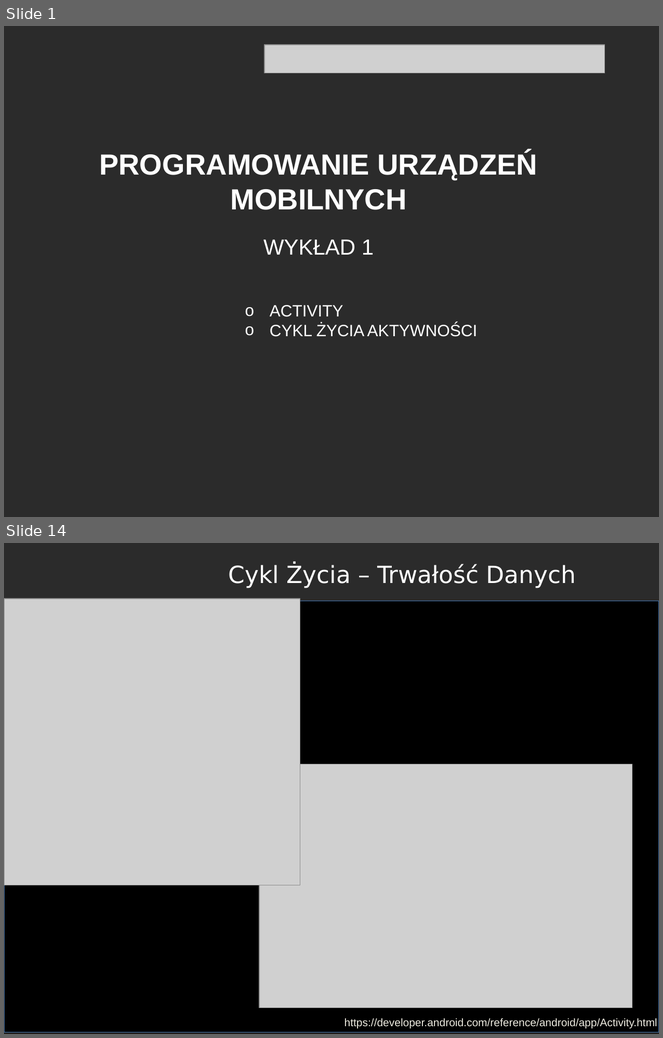
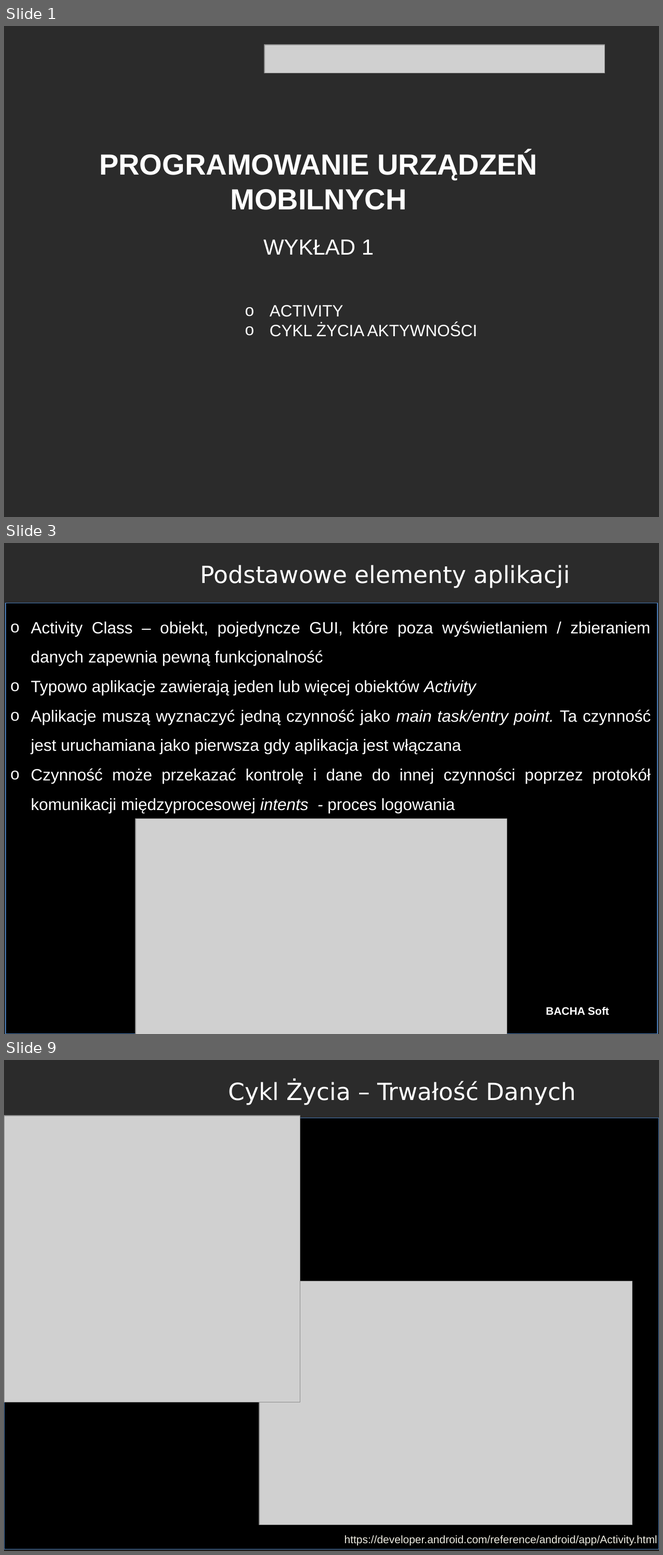
Before and after one commit to RafLew84/PUM, a slide deck: 2022-2023/Wyk/Wyklad1.pptx. Shown one above the other, each under a label of ours: slides 1 and 14 before the commit, slides 1, 3 and 9 after it; the slides between them are not shown. The pictures are 663x1038 and 663x1555 pixels, drawn with LibreOffice and Linux fonts; fonts in the diff are those of the drawing; grey boxes stand for pictures; background and template pictures are left out; a plain dark background stands for a picture behind light text. Boxes give left, top, right and bottom in pixels: in the first picture for what was removed or moved away, otherwise in the second. Text is boxed around its words. In the diff, an @@ line names an element or a change of style, - is before the commit and + after.

```diff
--- a/2022-2023/Wyk/Wyklad1.pptx
+++ b/2022-2023/Wyk/Wyklad1.pptx
@@ slide 3 added at bbox=[4, 543, 659, 1034], background picture (left out) @@
@@ text added at bbox=[201, 565, 570, 588], 26 pt, text #FFFFFF @@
+Podstawowe elementy aplikacji
@@ rectangle added at bbox=[6, 603, 657, 1034], fill #000000, outline #4B7EBC 0.75 pt @@
@@ text added at bbox=[31, 621, 651, 813], 18 pt, text #FFFFFF @@
+o Activity Class – obiekt, pojedyncze GUI, które poza wyświetlaniem / zbieraniem danych zapewnia pewną funkcjonalność
+o Typowo aplikacje zawierają jeden lub więcej obiektów Activity
+o Aplikacje muszą wyznaczyć jedną czynność jako main task/entry point. Ta czynność jest uruchamiana jako pierwsza gdy aplikacja jest włączana
+o Czynność może przekazać kontrolę i dane do innej czynności poprzez protokół komunikacji międzyprocesowej intents - proces logowania
@@ picture added at bbox=[136, 819, 507, 1034] @@
@@ text added at bbox=[546, 1007, 609, 1016], 12 pt, text #FFFFFF, bold @@
+BACHA Soft
@@ what was slide 14 is now slide 9 @@
```
Also in this commit, not shown: 1 slide changed, 6 other slides added, 1 slide removed, 3 other files.
